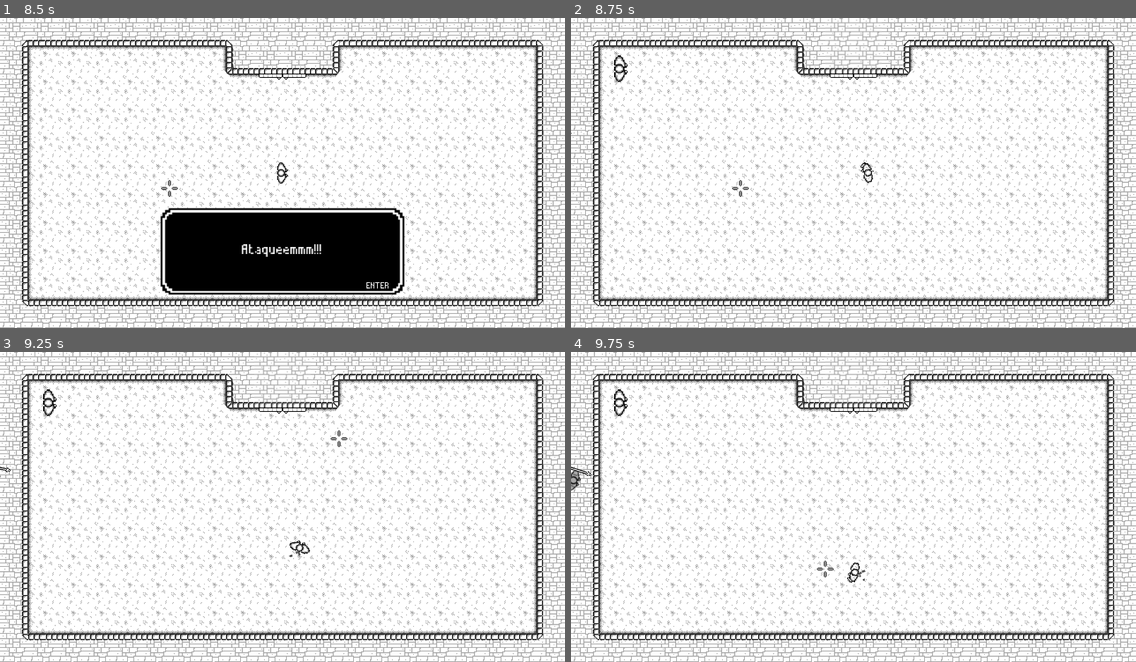
Above: before the commit, frames 1-4 (two rows, left to right).
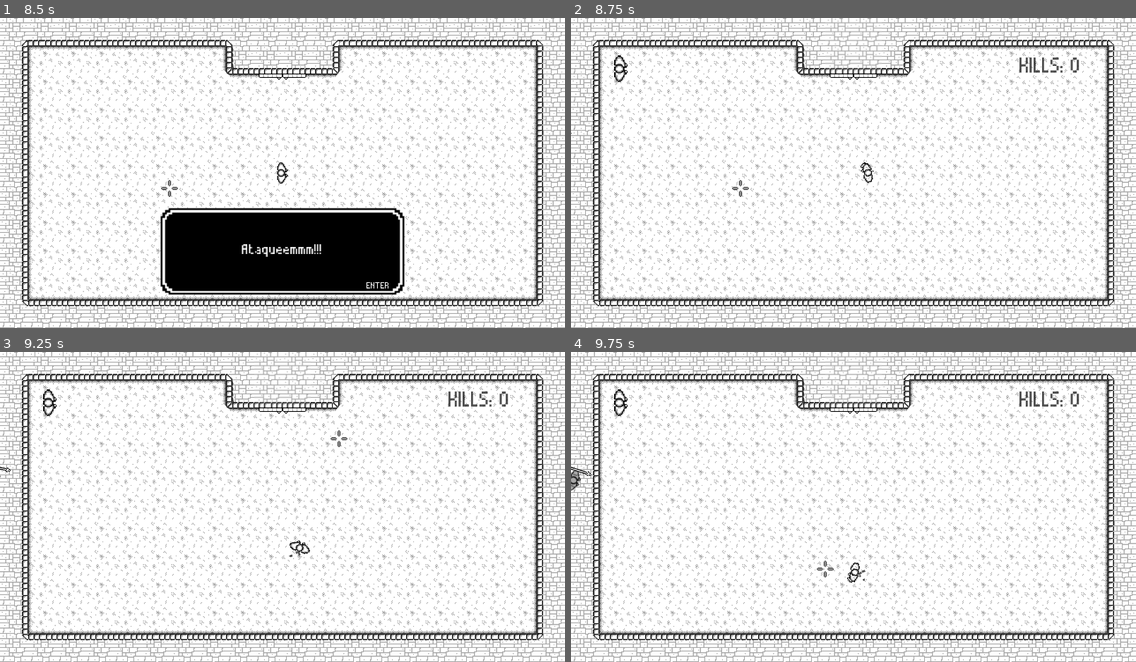
Above: after the commit, the same moments.

Repository: CarlMachado/DarknessFury
Game: Godot game, scene res://scenes/main_menu.tscn
Same seed, same stepped clock (60 frames per second), same inputs: the game is played once before the commit and once after it.
Inputs (mouse positions are in pixels of both pictures, inside the frame that each line leads up to):
- Up to frame 1 (8.5 s): click "Jogar" at 0.5 s; tap Enter (ui_accept) at 1.25, 2.1, 2.27, 2.57, 3.6, 3.77, 4.07, 4.25, 5.1, 5.27, 5.57, 5.75, 6.6, 6.77, 7.07, 7.25, 8.1, 8.27 s; move the mouse to (406, 157) at 1.27 s; hold D (ui_right) 1.28-2.03 s; hold Enter (ui_accept) 1.28-2.03 s; move the mouse to (169, 188) at 2.02 s; hold S (ui_down) 2.03-2.78 s; move the mouse to (339, 104) at 2.77 s; hold D (ui_right) 2.78-3.53 s; hold Enter (ui_accept) 2.78-3.53 s; move the mouse to (254, 235) at 3.52 s; hold W (ui_up) 3.53-4.28 s; move the mouse to (452, 219) at 4.27 s; hold Enter (ui_accept) 4.28-5.03 s; hold A (ui_left) 4.28-5.78 s; move the mouse to (113, 126) at 5.02 s; move the mouse to (310, 173) at 5.77 s; hold S (ui_down) 5.78-6.53 s; hold Enter (ui_accept) 5.78-6.53 s; move the mouse to (197, 95) at 6.52 s; hold D (ui_right) 6.53-7.28 s; move the mouse to (406, 157) at 7.27 s; hold W (ui_up) 7.28-8.03 s; hold Enter (ui_accept) 7.28-8.03 s; move the mouse to (169, 188) at 8.02 s; hold D (ui_right) from 8.03 s (still down)
- Up to frame 2 (8.75 s): keep holding D (ui_right); tap Enter (ui_accept) at 8.57 s
- Up to frame 3 (9.25 s): move the mouse to (339, 438) at 8.77 s; release D (ui_right) at 8.78 s; hold S (ui_down) from 8.78 s (still down); hold Enter (ui_accept) from 8.78 s (still down)
- Up to frame 4 (9.75 s): move the mouse to (825, 569) at 9.52 s; release S (ui_down) at 9.53 s; release Enter (ui_accept) at 9.53 s; hold A (ui_left) from 9.53 s (still down); tap Enter (ui_accept) at 9.6 s

Frame 1 is identical in both runs. In frame 2, 0.2% of the frame differs, in the area x 79-90%, y 12-18%; in frame 3, 0.2%; in frame 4, 0.2%.

Commit message:
Correcao Animacao

Diff:
--- a/scenes/levels/arena.tscn
+++ b/scenes/levels/arena.tscn
@@ -70,6 +70,7 @@
 
 [sub_resource type="DynamicFont" id=7]
 size = 75
+font_data = ExtResource( 19 )
 
 [sub_resource type="DynamicFont" id=8]
 size = 100
@@ -233,7 +234,6 @@
 shape = SubResource( 5 )
 
 [node name="HUD" type="CanvasLayer" parent="."]
-editor/display_folded = true
 script = SubResource( 6 )
 
 [node name="life" parent="HUD" instance=ExtResource( 15 )]
--- a/scripts/player.gd
+++ b/scripts/player.gd
@@ -25,7 +25,7 @@
 
 # warning-ignore:unused_argument
 func _physics_process(delta):
-	if status == PLAYING or status == BOSS:
+	if status == PLAYING:
 		playing()
 	elif status == DEAD:
 		dead()
@@ -71,7 +71,6 @@
 #		print(GAME.enemys_spawn)
 #		print(GAME.KILLS_STOP_SPAWN)
 		if get_tree().get_nodes_in_group("enemy").size() <= 0 and GAME.enemys_spawn >= GAME.KILLS_STOP_SPAWN:
-			print("BOSS")
 			status = BOSS
 
 	if has_spear:
